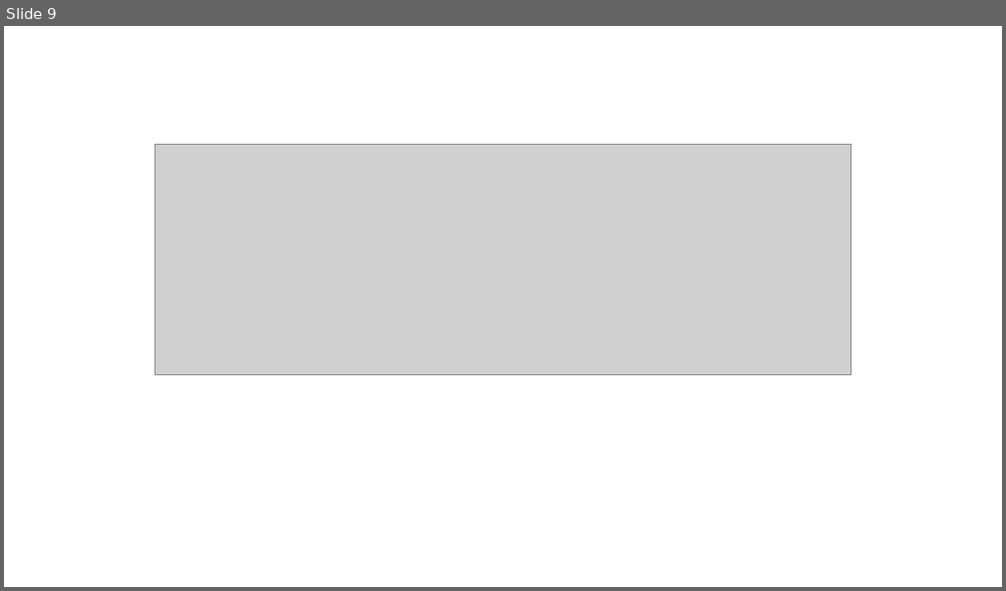
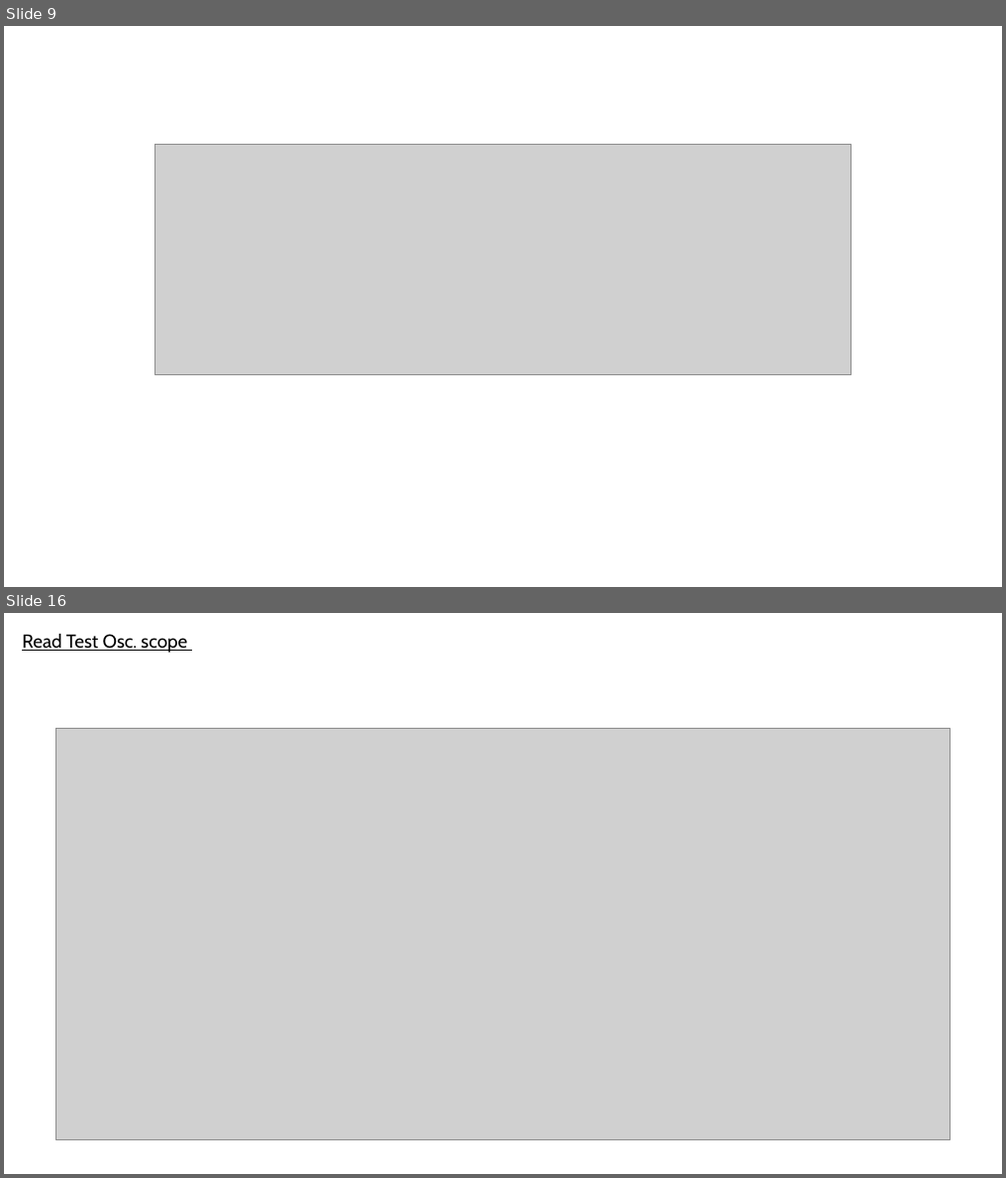
Before and after one commit to adamShiau/adamShiau_FPGA, a slide deck: intel_IP/IRIS/HW_IP/Interface/I2C/V1/I2C_EEPROM.pptx. Shown one above the other, each under a label of ours: slide 9 before the commit, slides 9 and 16 after it; the slides between them are not shown. The pictures are 1006x591 and 1006x1178 pixels, drawn with LibreOffice and Linux fonts; fonts in the diff are those of the drawing; grey boxes stand for pictures. Boxes give left, top, right and bottom in pixels: in the first picture for what was removed or moved away, otherwise in the second. Text is boxed around its words. In the diff, an @@ line names an element or a change of style, - is before the commit and + after.

```diff
--- a/intel_IP/IRIS/HW_IP/Interface/I2C/V1/I2C_EEPROM.pptx
+++ b/intel_IP/IRIS/HW_IP/Interface/I2C/V1/I2C_EEPROM.pptx
@@ slide 16 added at (4,613,1002,1174), background #FFFFFF @@
@@ text added at (22,633,187,653), 18 pt, text #000000, underline @@
+Read Test Osc. scope
@@ picture added at (56,728,950,1140) @@
```
Also in this commit, not shown: 7 slides changed, 2 other slides added, 3 other files.
